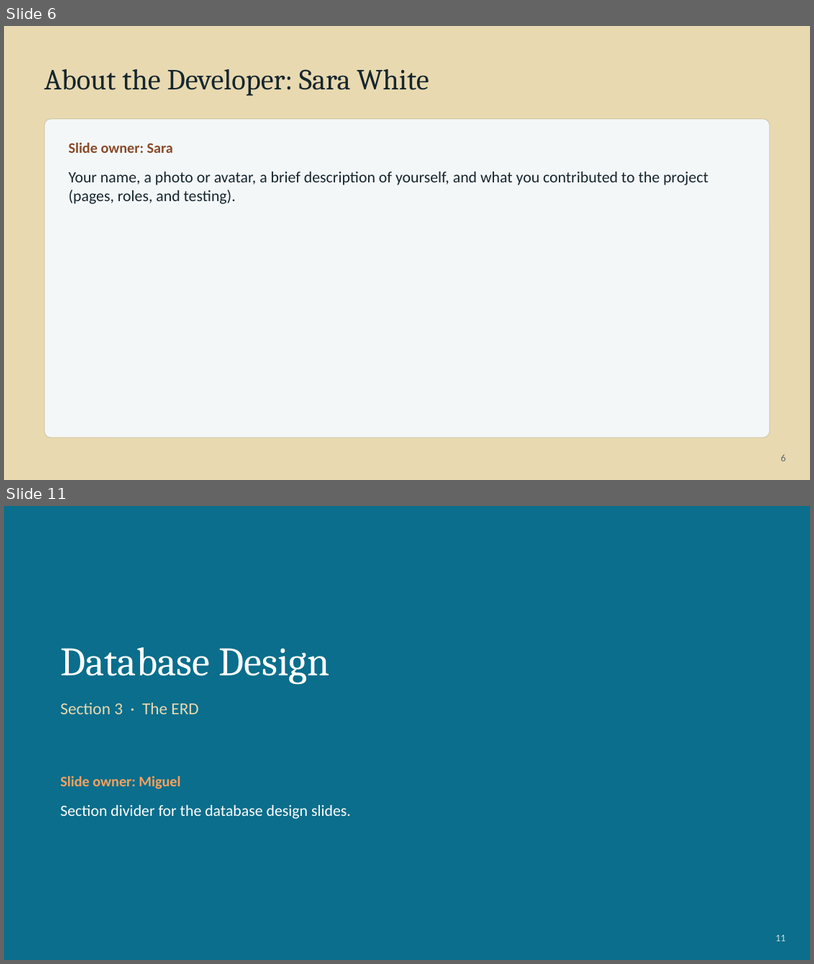
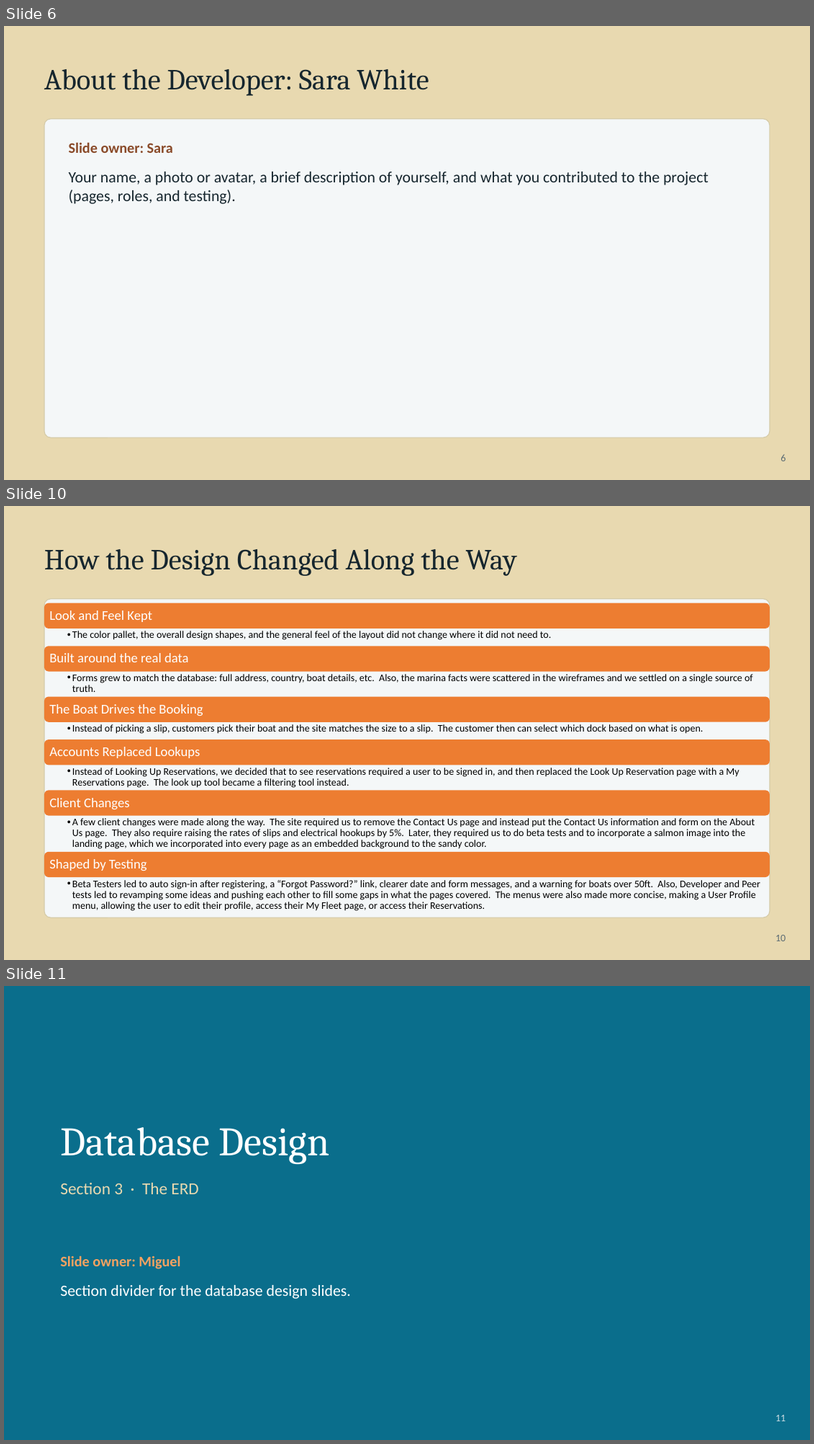
Before and after one commit to BobbyJoeCool/csd460-blueteam, a slide deck: Class_Information/Module-10/Presentation/QA-Presentation-Breutzmann.pptx. Shown one above the other, each under a label of ours: slides 6 and 11 before the commit, slides 6, 10 and 11 after it; the slides between them are not shown. The pictures are 814x964 and 814x1444 pixels, drawn with LibreOffice and Linux fonts; fonts in the diff are those of the drawing. Boxes give left, top, right and bottom in pixels: in the first picture for what was removed or moved away, otherwise in the second. Text is boxed around its words. In the diff, an @@ line names an element or a change of style, - is before the commit and + after.

```diff
--- a/Class_Information/Module-10/Presentation/QA-Presentation-Breutzmann.pptx
+++ b/Class_Information/Module-10/Presentation/QA-Presentation-Breutzmann.pptx
@@ slide 10 added at <box>4,506,810,960</box>, background #E8D9B0 @@
@@ text added at <box>44,549,517,576</box>, 26 pt, text #16262E @@
+How the Design Changed Along the Way
@@ rounded rectangle added at <box>44,599,770,917</box>, fill #F4F7F8, outline #D5CBA8 0.75 pt @@
@@ group added at <box>44,602,770,911</box>: 12 texts, 6 rounded rectangles @@
+Look and Feel Kept
+  • The color pallet, the overall design shapes, and the general feel of the layout did not change where it did not need to.
+Built around the real data
+  • Forms grew to match the database: full address, country, boat details, etc. Also, the marina facts were scattered in the wireframes and we settled on a single source of truth.
+The Boat Drives the Booking
+  • Instead of picking a slip, customers pick their boat and the site matches the size to a slip. The customer then can select which dock based on what is open.
+Accounts Replaced Lookups
+  • Instead of Looking Up Reservations, we decided that to see reservations required a user to be signed in, and then replaced the Look Up Reservation page with a My Reservations page. The look up tool became a filtering tool instead.
+Client Changes
+  • A few client changes were made along the way. The site required us to remove the Contact Us page and instead put the Contact Us information and form on the About Us page. They also require raising the rates of slips and electrical hookups by 5%. Later, they required us to do beta tests and to incorporate a salmon image into the landing page, which we incorporated into every page as an embedded background to the sandy color.
+Shaped by Testing
+  • Beta Testers led to auto sign-in after registering, a “Forgot Password?” link, clearer date and form messages, and a warning for boats over 50ft. Also, Developer and Peer tests led to revamping some ideas and pushing each other to fill some gaps in what the pages covered. The menus were also made more concise, making a User Profile menu, allowing the user to edit their profile, access their My Fleet page, or access their Reservations.
@@ text added at <box>776,934,786,941</box>, 9 pt, text #5B6B73 @@
+10
```
Also in this commit, not shown: 2 slides changed, 3 other slides added, 4 slides removed, 26 other files.
